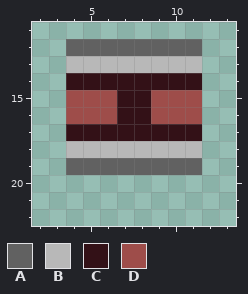
Edited in one commit: pixel-art sprite (branches/Grafics_Under_Development/madtulip/materials/tilesets/human2/madtulip_human2_tr.png). The picture above is the old version.
The file is 16x24 pixels. Shown: x 2..13, y 11..22.
Palette (. is transparent): A #616161  B #b8b8b8  C #331117  D #9e4d4a
Pixels before, first column x 4:
12 AAAAAAAA
13 BBBBBBBB
14 CCCCCCCC
15 DDDCCDDD
16 DDDCCDDD
17 CCCCCCCC
18 BBBBBBBB
19 AAAAAAAA
Once edited:
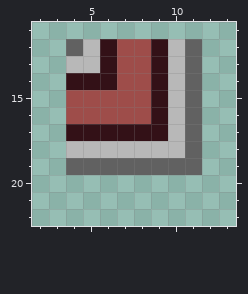
What changed:
y 12: x 5..10 AAAAAA -> BCDDCB
y 13: x 6..9 BBBB -> CDDC; x 11 B -> A
y 14: x 7..8 CC -> DD; x 10..11 CC -> BA
y 15..16: x 7..11 CCDDD -> DDCBA
y 17: x 10..11 CC -> BA
y 18: x 11 B -> A
Where, in picture pixels (left, top, right, bottom), the same in both pictures:
changed: (83, 39, 202, 158)
